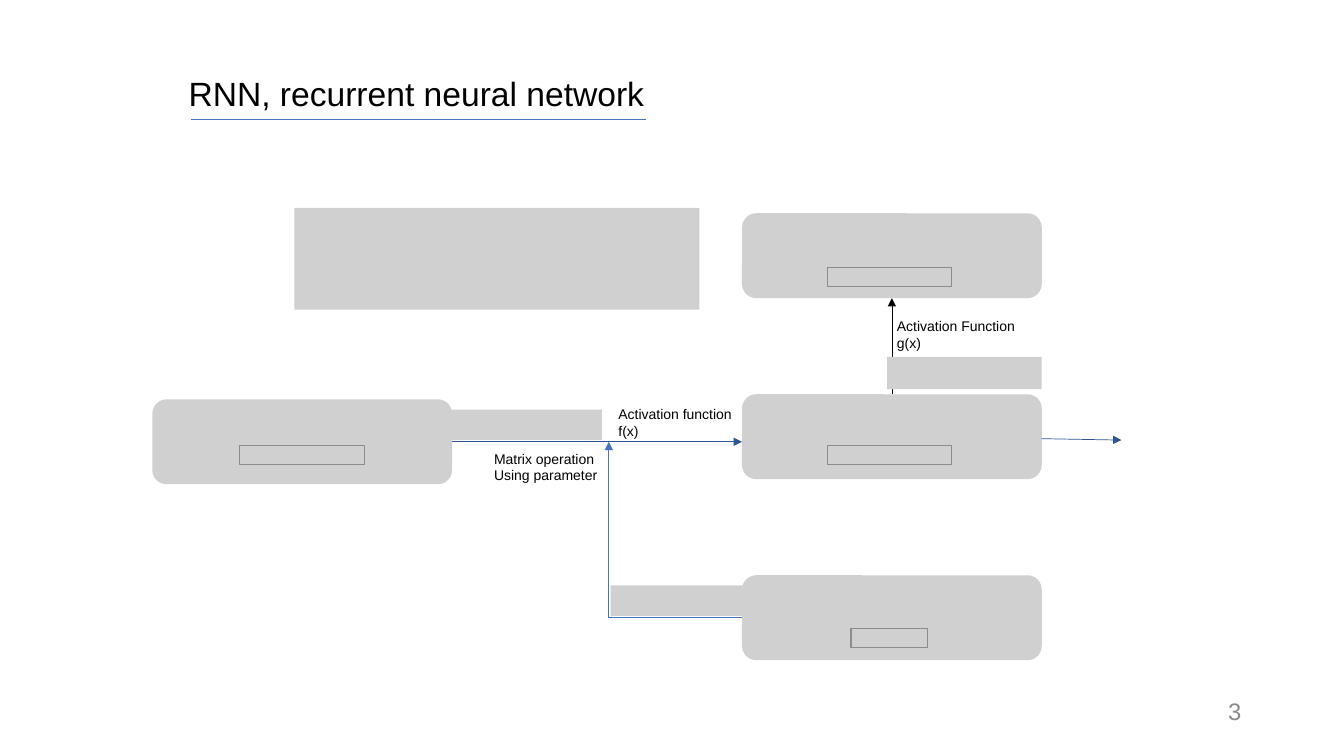
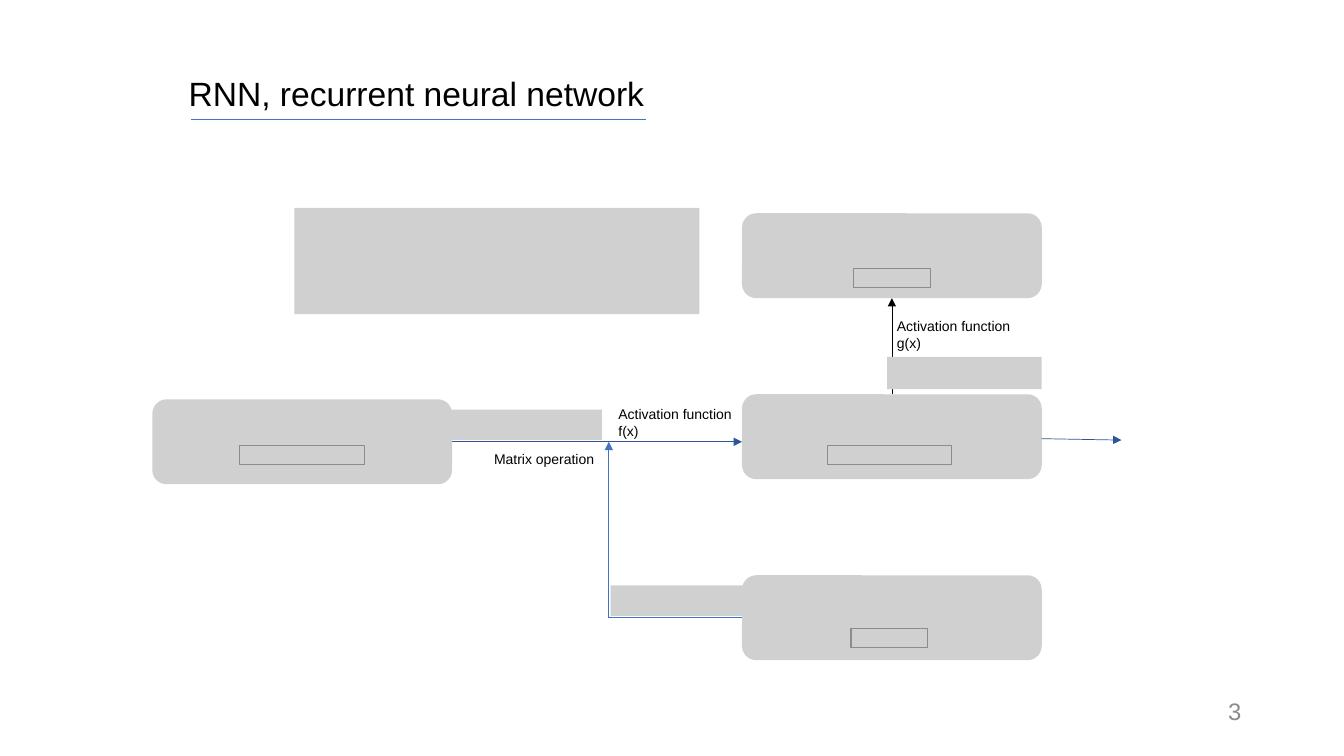
Before and after one commit to SiLviASizZ/HYU_2022, a slide deck: slide 3 of gradproj/meeting/0407_meeting/발표자료/LSTM.pptx. Drawn at 1344x756 pixels with LibreOffice and Linux fonts; fonts in the diff are those of the drawing; grey boxes stand for pictures. Boxes give left, top, right and bottom in pixels: in the first picture for what was removed or moved away, otherwise in the second. Text is boxed around its words. In the diff, an @@ line names an element or a change of style, - is before the commit and + after.

```diff
--- a/gradproj/meeting/0407_meeting/발표자료/LSTM.pptx
+++ b/gradproj/meeting/0407_meeting/발표자료/LSTM.pptx
@@ picture: place and size @@
-picture at (294, 208, 700, 310)
+picture at (294, 208, 700, 315)
@@ picture: place and size @@
-picture at (828, 267, 953, 286)
+picture at (854, 269, 931, 287)
@@ text at (897, 321, 1010, 331): text changed @@
-Activation Function
+Activation function
@@ text at (494, 470, 598, 483): paragraph removed @@
-Using parameter
```
Also in this commit, not shown: 3 other slides changed, 8 slides added, 1 other file.
